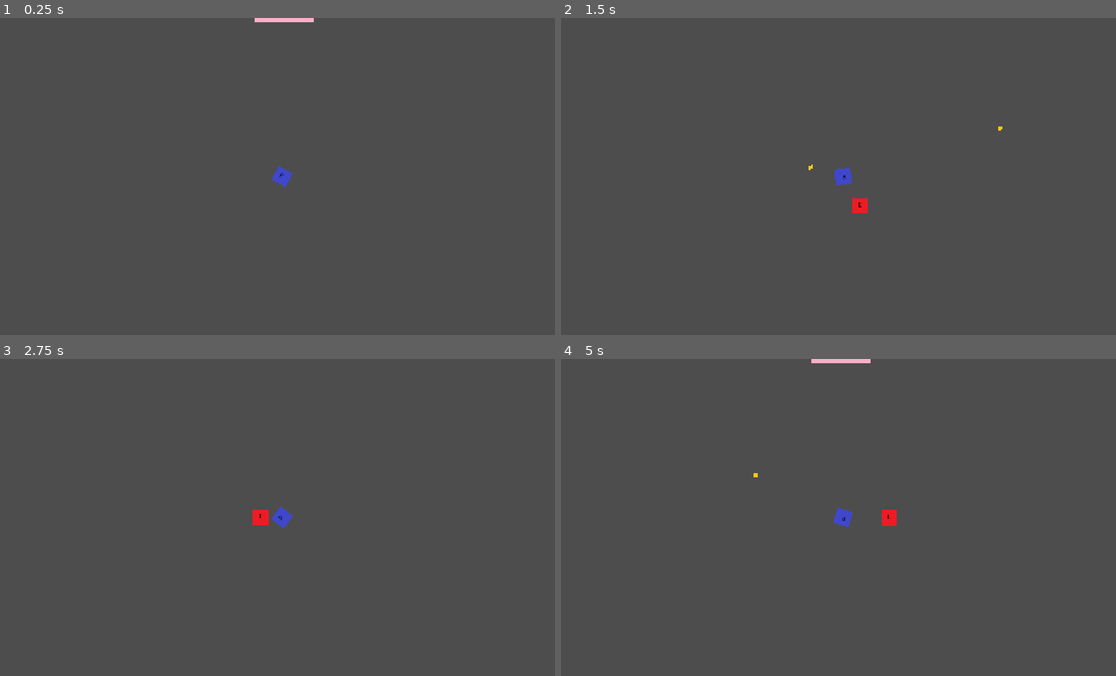
Above: before the commit, frames 1-4 (two rows, left to right).
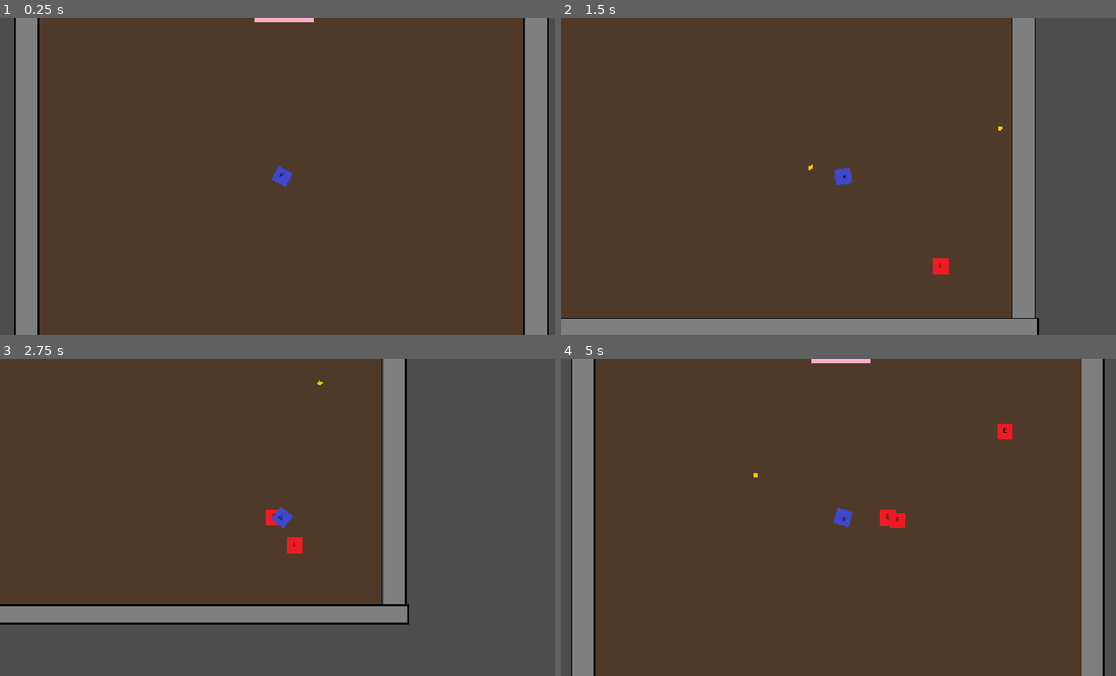
Above: after the commit, the same moments.

Repository: RJField/JazzySnazzy
Game: Godot game, scene res://src/levels/World.tscn
Same seed, same stepped clock (60 frames per second), same inputs: the game is played once before the commit and once after it.
Inputs (mouse positions are in pixels of both pictures, inside the frame that each line leads up to):
- Up to frame 1 (0.25 s): no input
- Up to frame 2 (1.5 s): tap Enter at 0.5 s; move the mouse to (966, 160) at 0.52 s; press the mouse at (966, 160) at 0.53 s; hold D (move_right) 0.53-1.28 s; move the mouse to (727, 192) at 1.27 s; release the mouse at (727, 192) at 1.28 s; hold S (move_down) from 1.28 s (still down); click (727, 192) at 1.35 s
- Up to frame 3 (2.75 s): move the mouse to (338, 447) at 2.02 s; release S (move_down) at 2.03 s; press the mouse at (338, 447) at 2.03 s; hold D (move_right) from 2.03 s (still down)
- Up to frame 4 (5 s): move the mouse to (816, 580) at 2.77 s; release D (move_right) at 2.78 s; release the mouse at (816, 580) at 2.78 s; hold W (move_up) 2.78-3.53 s; click (816, 580) at 2.85 s; move the mouse to (1010, 565) at 3.52 s; press the mouse at (1010, 565) at 3.53 s; hold A (move_left) from 3.53 s (still down); move the mouse to (672, 469) at 4.27 s; release the mouse at (672, 469) at 4.28 s; click (672, 469) at 4.35 s

The runs differ from the first frame. In frame 1, 96% of the frame differs, in the area x 2-99%, y 0-100%; in frame 2, 85%; in frame 3, 61%; in frame 4, 96%.

Commit message:
Fixed a bug around enemy spawn stats not being written correctly (caused by a race condition on _ready())

Diff:
--- a/src/entities/enemies/BaseEnemy.gd
+++ b/src/entities/enemies/BaseEnemy.gd
@@ -12,14 +12,13 @@
 var behavior_states: Array[BehaviorState] #movement patterns etc
 
 func _ready() -> void:
-	_apply_configuration()
 	health_component.health_depleted.connect(_on_death)
 
 func _physics_process(_delta: float) -> void:
 	if behavior_states.is_empty():
 		return
 	var active_state = behavior_states[0]
-	velocity = active_state.tick(self, _target, _delta) * _def.speed
+	velocity = active_state.tick(self, _target, _delta) * speed
 	move_and_slide()
 
 func _on_death() -> void:
@@ -32,20 +31,21 @@
 
 func configure(def: EnemyData, target: Node2D) -> void:
 	_def = def
-	#_target = target - commented this out as it was causing issues wiht our pursuitbehavior
 	if _def == null:
 		return
+	speed = _def.speed #need to ensure we define this here, otherwise it will not be moved to local
 	sprite.texture = _def.texture
 	_target = target
+	health_component.reset_health(_def.max_health)
 	for behavior in _def.behaviors:
 		behavior_states.append(behavior.create_state())
 
-func _apply_configuration() -> void:
-	if _def == null:
-		push_warning("Enemy spawned without a def, using inspector values")
-		return
-	speed = _def.speed
-	health_component.reset_health(_def.max_health)
+# This function became obsolete. Keeping as memory. It was used to set some stats on a new enemy, but it created a bug and became redundant through the fix on 7/11/26
+#func _apply_stats() -> void:
+#	if _def == null:
+#		print("Enemy spawned without a def, using inspector values")
+#		return
+#	speed = _def.speed
 
 func set_target(body: CharacterBody2D):
 	_target = body
--- a/src/entities/enemies/BaseEnemy.tscn
+++ b/src/entities/enemies/BaseEnemy.tscn
@@ -20,6 +20,7 @@
 shape = SubResource("RectangleShape2D_wvikt")
 
 [node name="Sprite2D" type="Sprite2D" parent="." unique_id=124299275]
+z_index = 4
 texture = ExtResource("1_p6y2y")
 
 [node name="HitboxComponent" parent="." unique_id=933166583 instance=ExtResource("3_3opad")]
--- a/src/levels/Room.tscn
+++ b/src/levels/Room.tscn
@@ -1,21 +1,24 @@
 [gd_scene format=3 uid="uid://cu0dwvqcmpi7h"]
 
 [ext_resource type="Script" uid="uid://cd84v56ufuvx1" path="res://src/levels/Room.gd" id="1_ewo0c"]
+[ext_resource type="Texture2D" uid="uid://dbxtlb0b3cyuo" path="res://assets/placeholder/sprites/placeholders/short_wall_50x700.png" id="2_7o6nb"]
 [ext_resource type="PackedScene" uid="uid://cxtqsqgsg3f4u" path="res://src/levels/Spawner.tscn" id="2_vs3x7"]
 [ext_resource type="Resource" uid="uid://gv5xchtq5ofh" path="res://src/entities/enemies/goblin.tres" id="3_evsmo"]
 [ext_resource type="Script" uid="uid://cjdvlx48btii3" path="res://src/entities/enemies/EnemyData.gd" id="3_uri12"]
+[ext_resource type="Texture2D" uid="uid://5poytskxilta" path="res://assets/placeholder/sprites/placeholders/long_wall_1100x40.png" id="3_w3v2l"]
 [ext_resource type="Resource" uid="uid://bc70vgxh3l6ey" path="res://src/entities/enemies/slime.tres" id="4_b7ysx"]
 [ext_resource type="AudioStream" uid="uid://bo2yqlnp7kmb8" path="res://assets/placeholder/audio/background.mp3" id="5_uri12"]
 [ext_resource type="PackedScene" uid="uid://buc0hbyufm2af" path="res://src/levels/RoomState.tscn" id="7_5ck08"]
 [ext_resource type="Script" uid="uid://2fp123sqnmhh" path="res://src/levels/RoomState.gd" id="9_6lgt5"]
 [ext_resource type="PackedScene" uid="uid://i4u3pgb7il7n" path="res://src/levels/Encounter.tscn" id="9_fdkvs"]
 [ext_resource type="PackedScene" uid="uid://bm3aecdgq8r1j" path="res://src/levels/Door.tscn" id="10_fdkvs"]
+[ext_resource type="Texture2D" uid="uid://cg637vxtw72vn" path="res://assets/placeholder/sprites/placeholders/floor.png" id="11_w3v2l"]
 
 [sub_resource type="RectangleShape2D" id="RectangleShape2D_hibjq"]
-size = Vector2(55.5, 694)
+size = Vector2(50, 700)
 
 [sub_resource type="RectangleShape2D" id="RectangleShape2D_fghu7"]
-size = Vector2(1095.25, 39.5625)
+size = Vector2(1100, 40)
 
 [sub_resource type="RectangleShape2D" id="RectangleShape2D_evsmo"]
 size = Vector2(1090, 34.125)
@@ -36,36 +39,55 @@
 position = Vector2(-102, 209)
 shape = SubResource("RectangleShape2D_hibjq")
 
+[node name="Sprite2D2" type="Sprite2D" parent="Walls/StaticBody2D/LeftWall" unique_id=30792264]
+position = Vector2(-2, 4)
+texture = ExtResource("2_7o6nb")
+
 [node name="TopWall" type="CollisionShape2D" parent="Walls/StaticBody2D" unique_id=2094030806]
 position = Vector2(416.375, -141.21875)
 shape = SubResource("RectangleShape2D_fghu7")
+
+[node name="Sprite2D" type="Sprite2D" parent="Walls/StaticBody2D/TopWall" unique_id=880730957]
+position = Vector2(-0.375, 0.21875)
+texture = ExtResource("3_w3v2l")
 
 [node name="RightWall" type="CollisionShape2D" parent="Walls/StaticBody2D" unique_id=1480441774]
 position = Vector2(936, 213)
 shape = SubResource("RectangleShape2D_hibjq")
 
+[node name="Sprite2D" type="Sprite2D" parent="Walls/StaticBody2D/RightWall" unique_id=1178776932]
+position = Vector2(0, 7.5)
+scale = Vector2(1, 0.9785714)
+texture = ExtResource("2_7o6nb")
+
 [node name="BottomWall" type="CollisionShape2D" parent="Walls/StaticBody2D" unique_id=565333130]
 position = Vector2(416, 568.9375)
 shape = SubResource("RectangleShape2D_evsmo")
 
+[node name="Sprite2D2" type="Sprite2D" parent="Walls/StaticBody2D/BottomWall" unique_id=1591996135]
+position = Vector2(0, -4.9375)
+texture = ExtResource("3_w3v2l")
+
 [node name="Entities" type="Node2D" parent="." unique_id=1487080622]
 
 [node name="Spawner" parent="." unique_id=1686735992 node_paths=PackedStringArray("container") instance=ExtResource("2_vs3x7")]
-position = Vector2(309, -153)
+position = Vector2(400, -250)
 spawn_pool = Array[ExtResource("3_uri12")]([ExtResource("4_b7ysx"), ExtResource("3_evsmo")])
 container = NodePath("../Entities")
 
 [node name="Spawner2" parent="." unique_id=763429253 node_paths=PackedStringArray("container") instance=ExtResource("2_vs3x7")]
-position = Vector2(216, 165)
+position = Vector2(400, 275)
 spawn_pool = Array[ExtResource("3_uri12")]([ExtResource("3_evsmo"), ExtResource("3_evsmo")])
 container = NodePath("../Entities")
 
 [node name="Spawner3" parent="." unique_id=482969327 node_paths=PackedStringArray("container") instance=ExtResource("2_vs3x7")]
-position = Vector2(-288, 97)
+position = Vector2(-400, 0)
+spawn_pool = Array[ExtResource("3_uri12")]([ExtResource("4_b7ysx"), ExtResource("3_evsmo")])
 container = NodePath("../Entities")
 
 [node name="AudioStreamPlayer" type="AudioStreamPlayer" parent="." unique_id=138424923]
 stream = ExtResource("5_uri12")
+volume_db = -3.0
 autoplay = true
 parameters/looping = true
 
@@ -80,9 +102,13 @@
 [node name="CollisionShape2D" type="CollisionShape2D" parent="Floor" unique_id=1455915643]
 shape = SubResource("RectangleShape2D_8s4bh")
 
+[node name="Sprite2D" type="Sprite2D" parent="Floor" unique_id=2014127104]
+z_index = -1
+texture = ExtResource("11_w3v2l")
+
 [node name="Encounter" parent="." unique_id=2030808805 instance=ExtResource("9_fdkvs")]
 position = Vector2(189, 416)
-enemy_count_to_spawn = 1
+enemy_count_to_spawn = 3
 
 [node name="TopDoor" parent="." unique_id=844228051 instance=ExtResource("10_fdkvs")]
 position = Vector2(5, -346)
--- a/src/levels/Spawner.gd
+++ b/src/levels/Spawner.gd
@@ -26,7 +26,6 @@
             return null
         var enemy = chosen.scene.instantiate()
         container.add_child(enemy)
-        print("for spawner, player is", body)
         enemy.configure(chosen, body)
         enemy.global_position = global_position
         return enemy
--- a/src/levels/World.gd
+++ b/src/levels/World.gd
@@ -37,6 +37,7 @@
         add_child(r)
         r.position = Vector2(i * ROOM_SPACING, 0)
         r.set_player(player)
+        #r.get_node("Encounter").enemy_count_to_spawn *= i #added this to add some difficulty increase
         all_rooms.append(r)
         r.room_complete.connect(_on_room_complete)
 
--- a/src/levels/World.tscn
+++ b/src/levels/World.tscn
@@ -10,3 +10,4 @@
 room_count = 5
 
 [node name="Player" parent="." unique_id=151813150 instance=ExtResource("2_0y64f")]
+z_index = 5
Binary file added: assets/placeholder/sprites/placeholders/floor.png
Not shown, added: assets/placeholder/sprites/placeholders/floor.png.import
Binary file added: assets/placeholder/sprites/placeholders/long_wall_1100x40.png
Not shown, added: assets/placeholder/sprites/placeholders/long_wall_1100x40.png.import
Binary file added: assets/placeholder/sprites/placeholders/short_wall_50x700.png
Not shown, added: assets/placeholder/sprites/placeholders/short_wall_50x700.png.import
